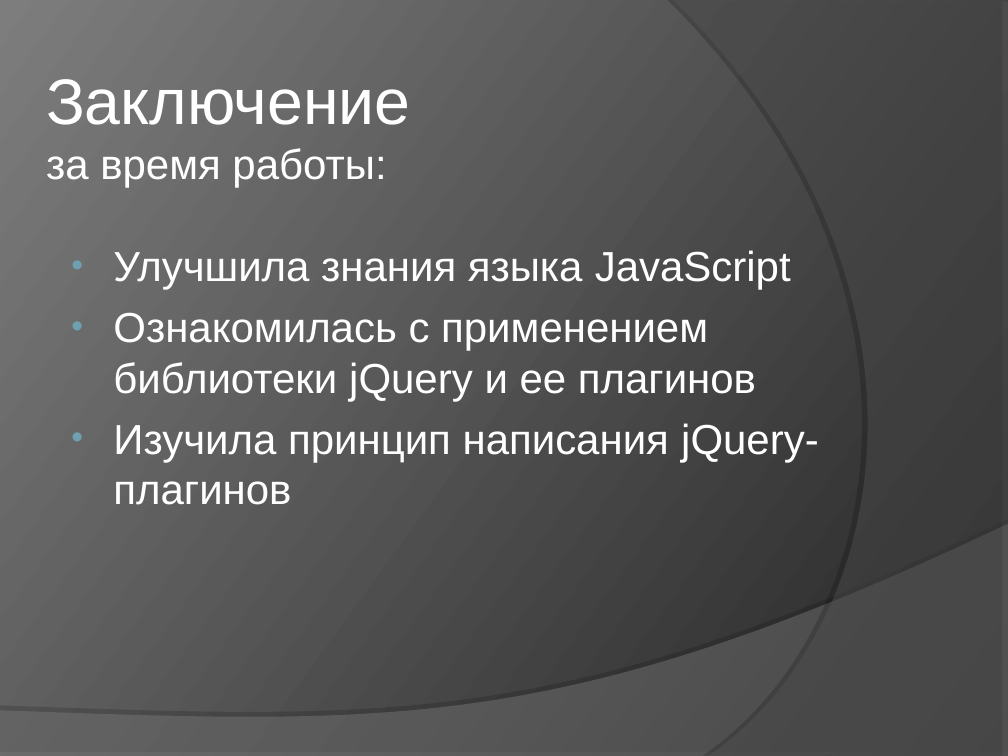
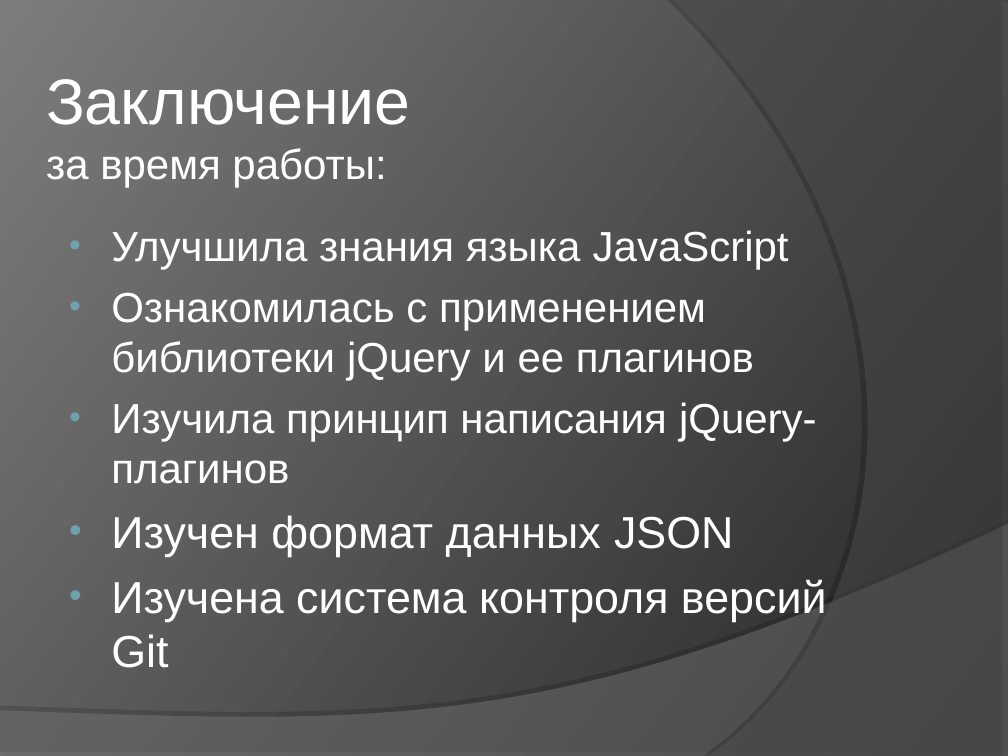
Before and after one commit to klenin/cats-junior, a slide deck: slide 16 of C8503A_Vasilyeva_presentation.ppt (slide 20 before the commit). Drawn at 1008x756 pixels with LibreOffice and Linux fonts; fonts in the diff are those of the drawing. Boxes give left, top, right and bottom in pixels: in the first picture for what was removed or moved away, otherwise in the second. Text is boxed around its words. In the diff, an @@ line names an element or a change of style, - is before the commit and + after.

```diff
--- a/C8503A_Vasilyeva_presentation.ppt
+++ b/C8503A_Vasilyeva_presentation.ppt
@@ text "Улучшила знания языка JavaScript" moved from (x1=113, y1=250, x2=819, y2=505) to (x1=111, y1=230, x2=827, y2=668) @@
@@ text at (x1=111, y1=515, x2=827, y2=668): paragraphs added @@
+• Изучен формат данных JSON
+• Изучена система контроля версий Git
```
Also in this commit, not shown: 8 other slides changed, 4 slides removed, 1 other file.
